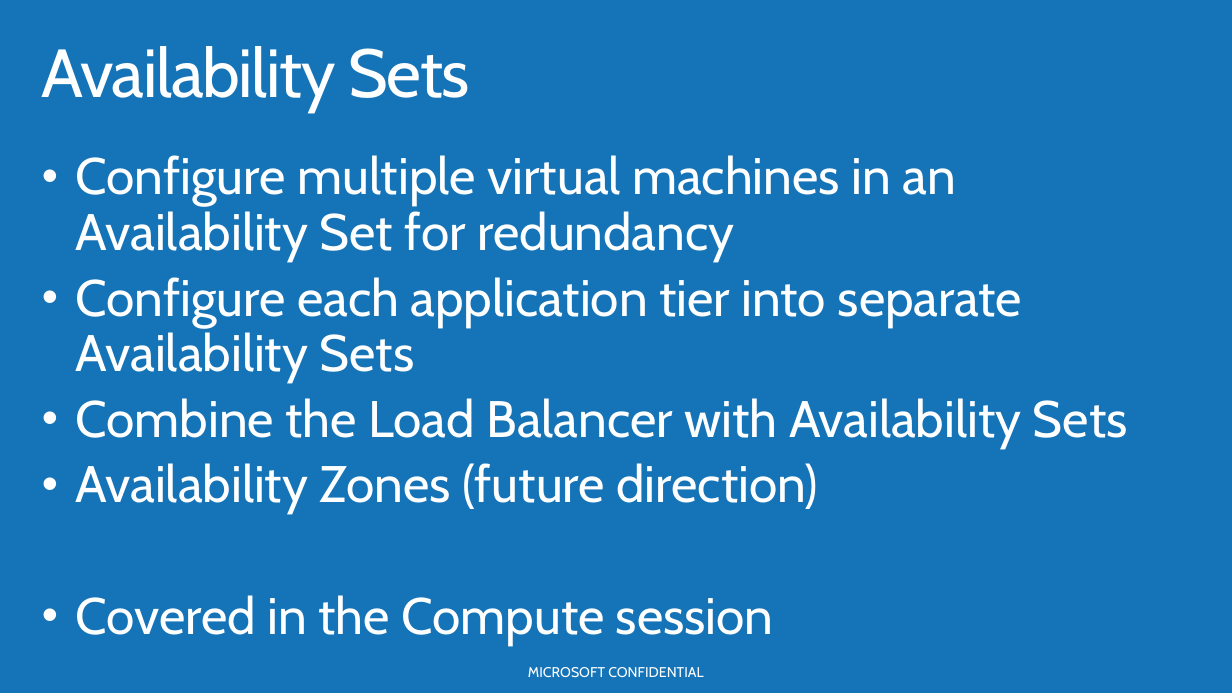
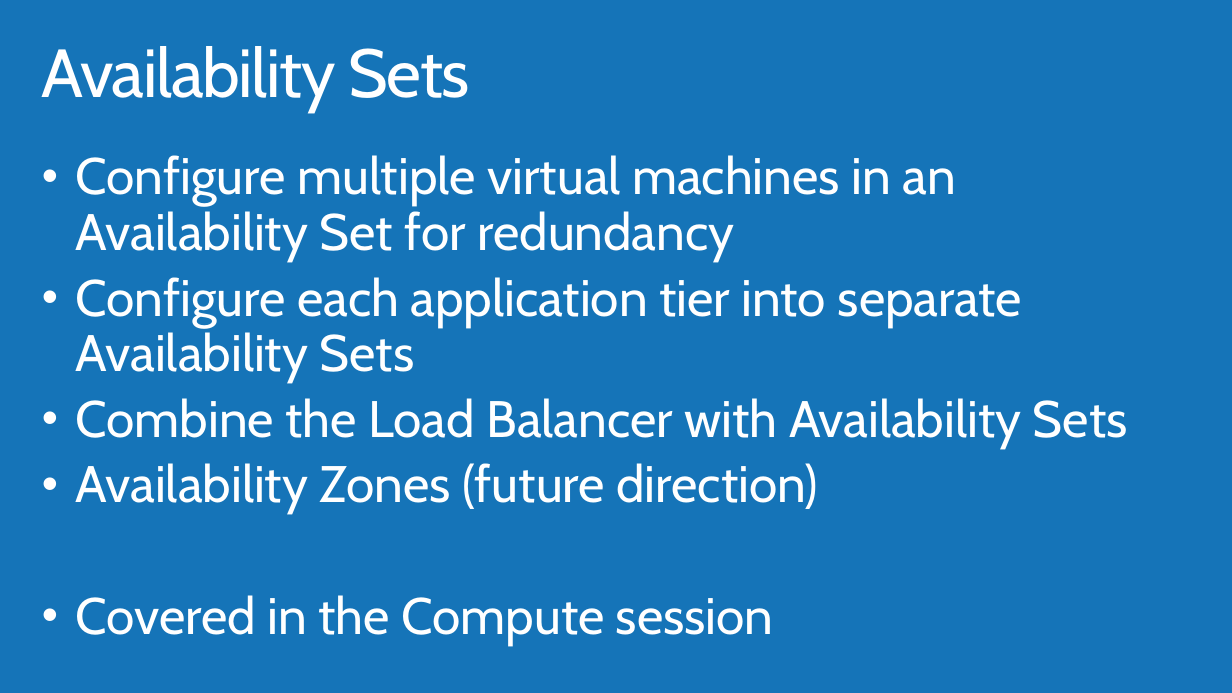
Before and after one commit to AzureCAT-GSI/Virtual-Machine-Solutions, a slide deck: slide 9 of Architecting Virtual Machine Solutions.pptx. Drawn at 1232x693 pixels with LibreOffice and Linux fonts; fonts in the diff are those of the drawing; background and template pictures are left out. Boxes give left, top, right and bottom in pixels: in the first picture for what was removed or moved away, otherwise in the second. Text is boxed around its words. In the diff, an @@ line names an element or a change of style, - is before the commit and + after.

```diff
--- a/Architecting Virtual Machine Solutions.pptx
+++ b/Architecting Virtual Machine Solutions.pptx
@@ text removed at <box>528,667,703,677</box> @@
-MICROSOFT CONFIDENTIAL
```
Also in this commit, not shown: 40 other slides changed, 9 slides added, 5 slides removed.
